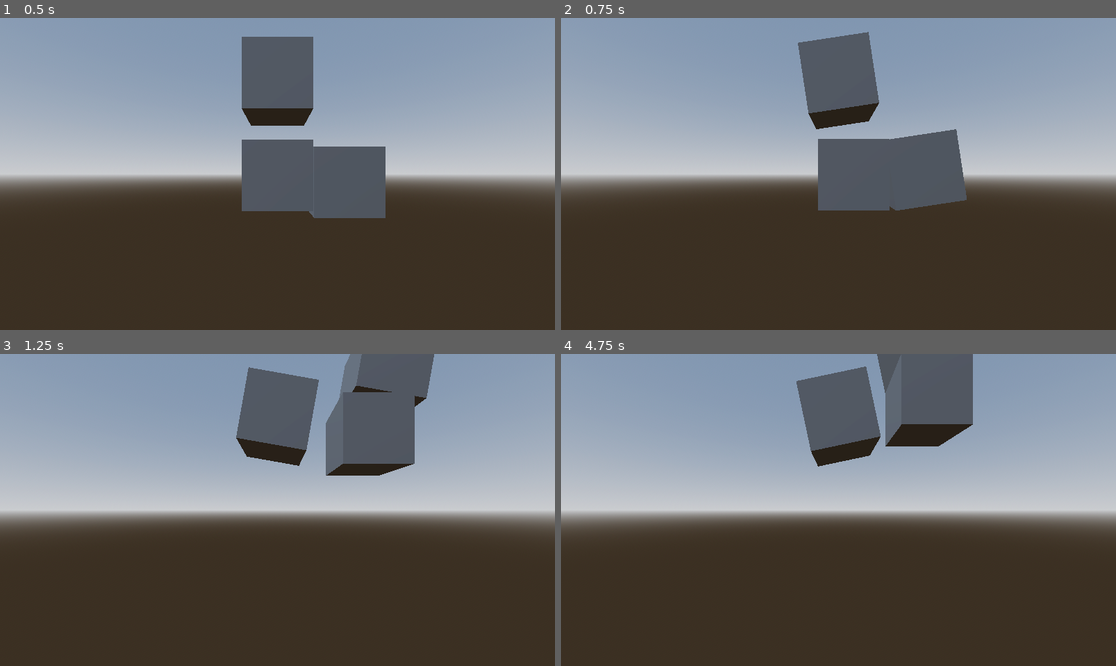
Above: before the commit, frames 1-4 (two rows, left to right).
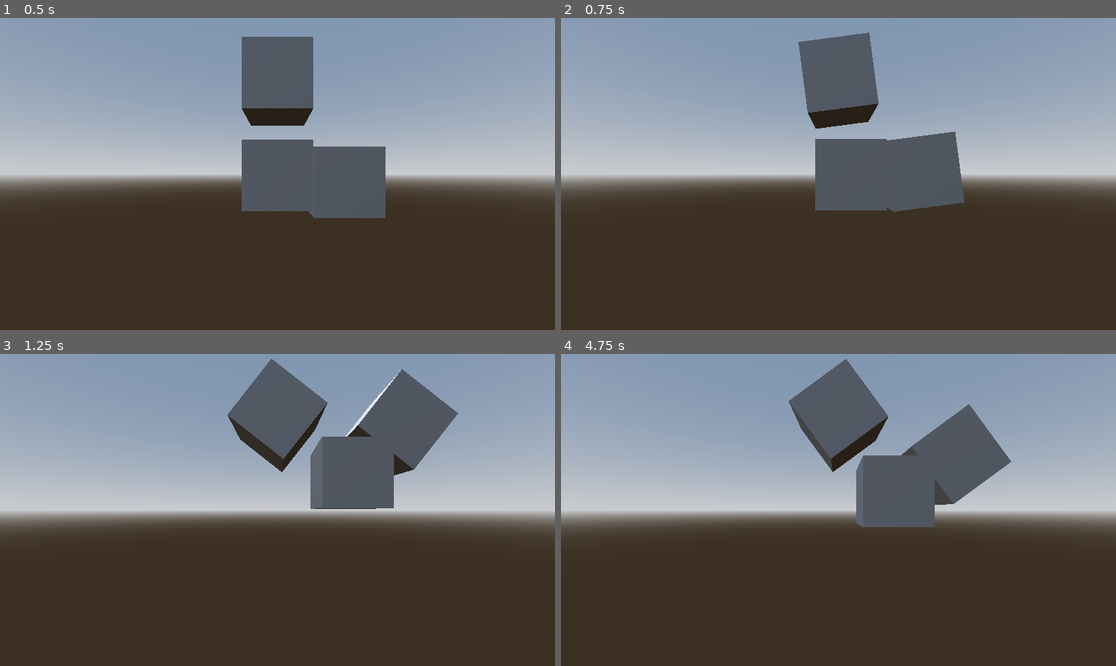
Above: after the commit, the same moments.

Repository: EsbenNyboe/GMTK-Jam-2025
Game: Godot game, scene res://main_scene.tscn
The game is run twice, just before and just after one commit, with the same random seed, the same clock (stepped at 60 frames per second) and the same inputs.
Inputs:
- Up to frame 1 (0.5 s): no input
- Up to frame 2 (0.75 s): tap Enter at 0.5 s; hold Space (swing) from 0.53 s (still down)
- Up to frame 3 (1.25 s): keep holding Space (swing)
- Up to frame 4 (4.75 s): release Space (swing) at 1.28 s; tap Space (swing) at 1.35, 2.85, 4.35 s; hold Space (swing) 2.03-2.78 s; hold Space (swing) 3.53-4.28 s

Frame 1 is identical in both runs. In frame 2, 0.4% of the frame differs, in the area x 42-74%, y 4-63%; in frame 3, 7.2%; in frame 4, 11%, in the area x 41-82%, y 0-56%.

Commit message:
Apply torque in bursts

Diff:
--- a/main_scene.gd
+++ b/main_scene.gd
@@ -4,6 +4,11 @@
 @export var force_amount: float = 10
 @onready var swing_mount: RigidBody3D = $SwingMount
 @onready var swing_seat: RigidBody3D = $SwingSeat
+
+@export var burst_duration: float = 0.2;
+
+var time_since_last_burst: float = 100000
+
 
 var start_height: float
 var is_above_start_height: bool
@@ -13,11 +18,16 @@
 	start_height = swing_seat.position.y + 0.1
 
 func _physics_process(delta: float) -> void:
-	if Input.is_action_pressed("swing"):
+	time_since_last_burst += delta
+	if time_since_last_burst < burst_duration:
 		swing_mount.apply_torque(Vector3.BACK * torque_amount)
+
+	if Input.is_action_just_pressed("swing"):
+		time_since_last_burst = 0
 
 	if Input.is_action_pressed("swing"):
 		swing_seat.apply_force(Vector3.RIGHT * force_amount)
+
 
 	time_since_last_swing += delta
 	if swing_seat.position.y > start_height:
--- a/main_scene.tscn
+++ b/main_scene.tscn
@@ -21,7 +21,7 @@
 
 [node name="Main Scene" type="Node3D"]
 script = ExtResource("1_0f027")
-torque_amount = 4.0
+force_amount = 5.0
 
 [node name="WorldEnvironment" type="WorldEnvironment" parent="."]
 environment = SubResource("Environment_2c62f")
